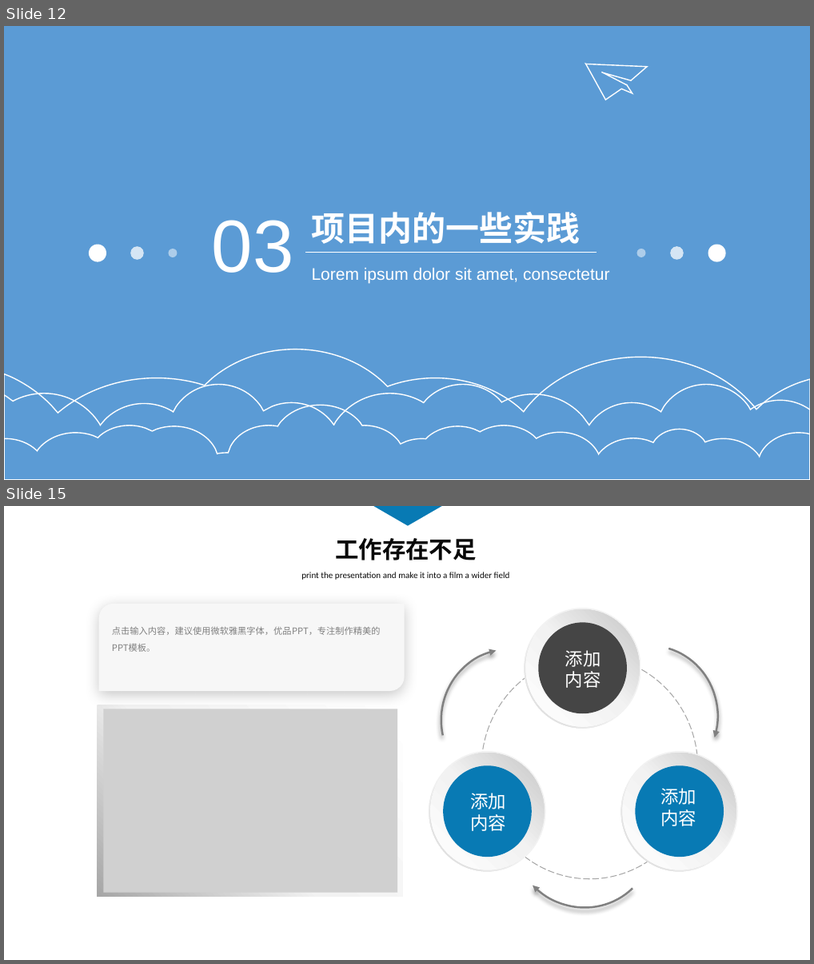
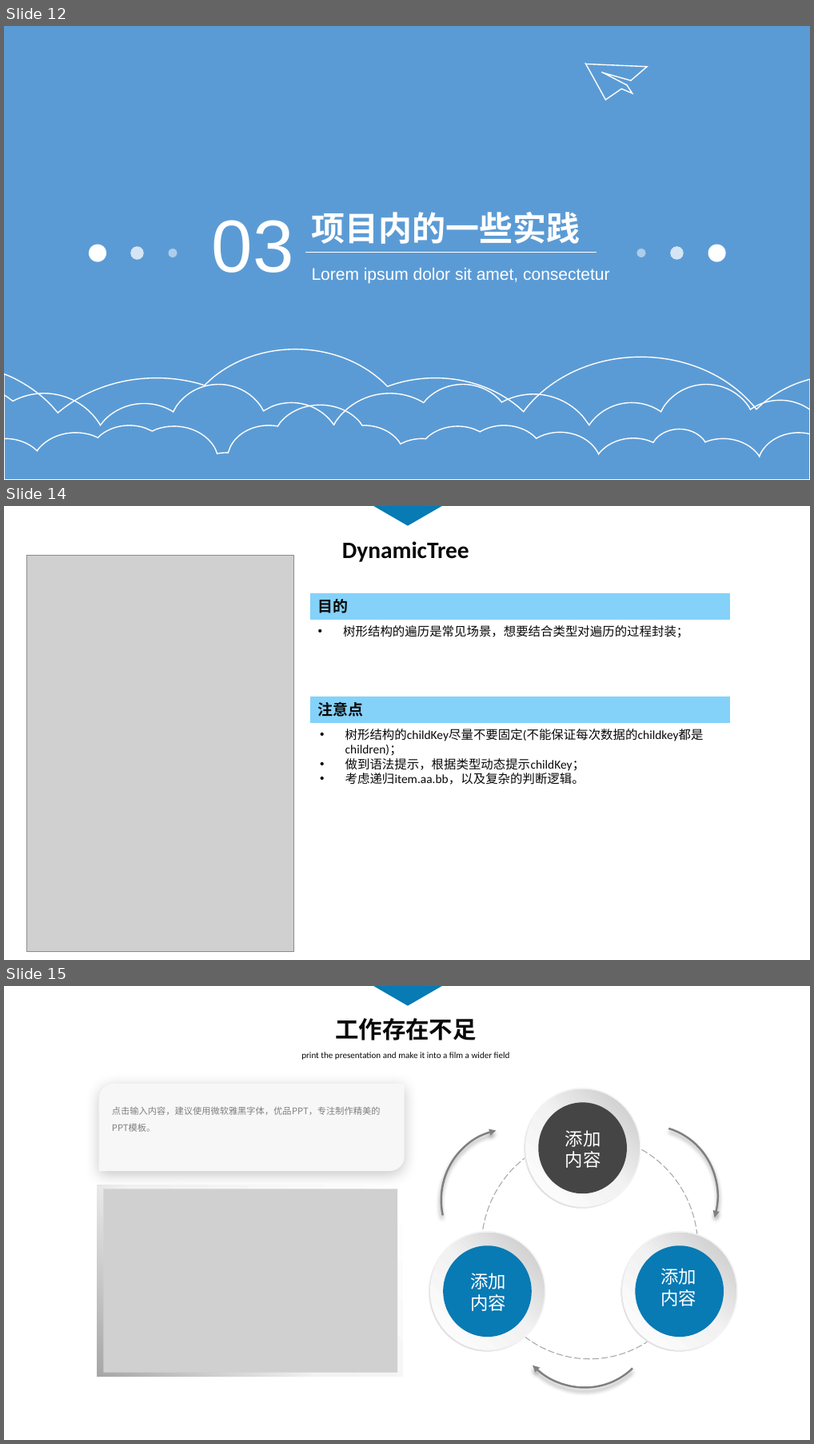
Before and after one commit to touchpillow/ts-demo, a slide deck: ts-分享.pptx. Shown one above the other, each under a label of ours: slides 12 and 15 before the commit, slides 12, 14 and 15 after it; the slides between them are not shown. The pictures are 814x964 and 814x1444 pixels, drawn with LibreOffice and Linux fonts; fonts in the diff are those of the drawing; grey boxes stand for pictures. Boxes give left, top, right and bottom in pixels: in the first picture for what was removed or moved away, otherwise in the second. Text is boxed around its words. In the diff, an @@ line names an element or a change of style, - is before the commit and + after.

```diff
--- a/ts-分享.pptx
+++ b/ts-分享.pptx
@@ slide 14 added at bbox=[4, 506, 810, 960], background #FFFFFF @@
@@ freeform shape added at bbox=[374, 506, 442, 525], fill #087AB4 @@
@@ text added at bbox=[342, 541, 470, 562], 21 pt, text #080808, bold @@
+DynamicTree
@@ picture added at bbox=[26, 555, 294, 952] @@
@@ rectangle added at bbox=[310, 593, 730, 620], fill #84D2FA, 13.5 pt, text #080808, bold @@
+目的
@@ text added at bbox=[343, 625, 689, 638], 11 pt, text #080808 @@
+• 树形结构的遍历是常见场景，想要结合类型对遍历的过程封装；
@@ rectangle added at bbox=[310, 696, 730, 723], fill #84D2FA, 13.5 pt, text #080808, bold @@
+注意点
@@ text added at bbox=[346, 728, 704, 784], 11 pt, text #080808 @@
+• 树形结构的childKey尽量不要固定(不能保证每次数据的childkey都是children)；
+• 做到语法提示，根据类型动态提示childKey；
+• 考虑递归item.aa.bb，以及复杂的判断逻辑。
```
Also in this commit, not shown: 3 slides changed, 1 other slide added, 2 slides removed, 4 other files.
